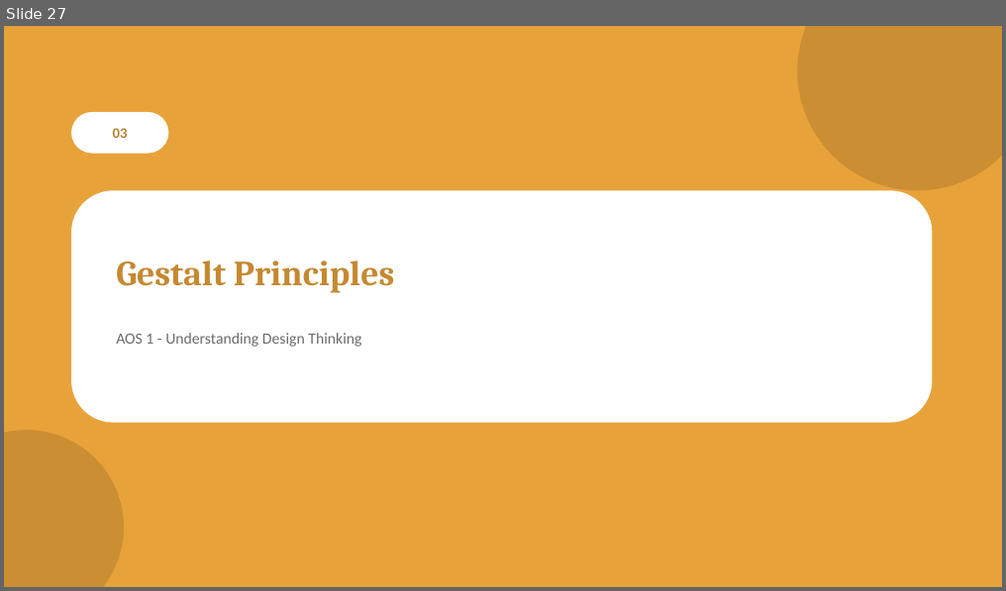
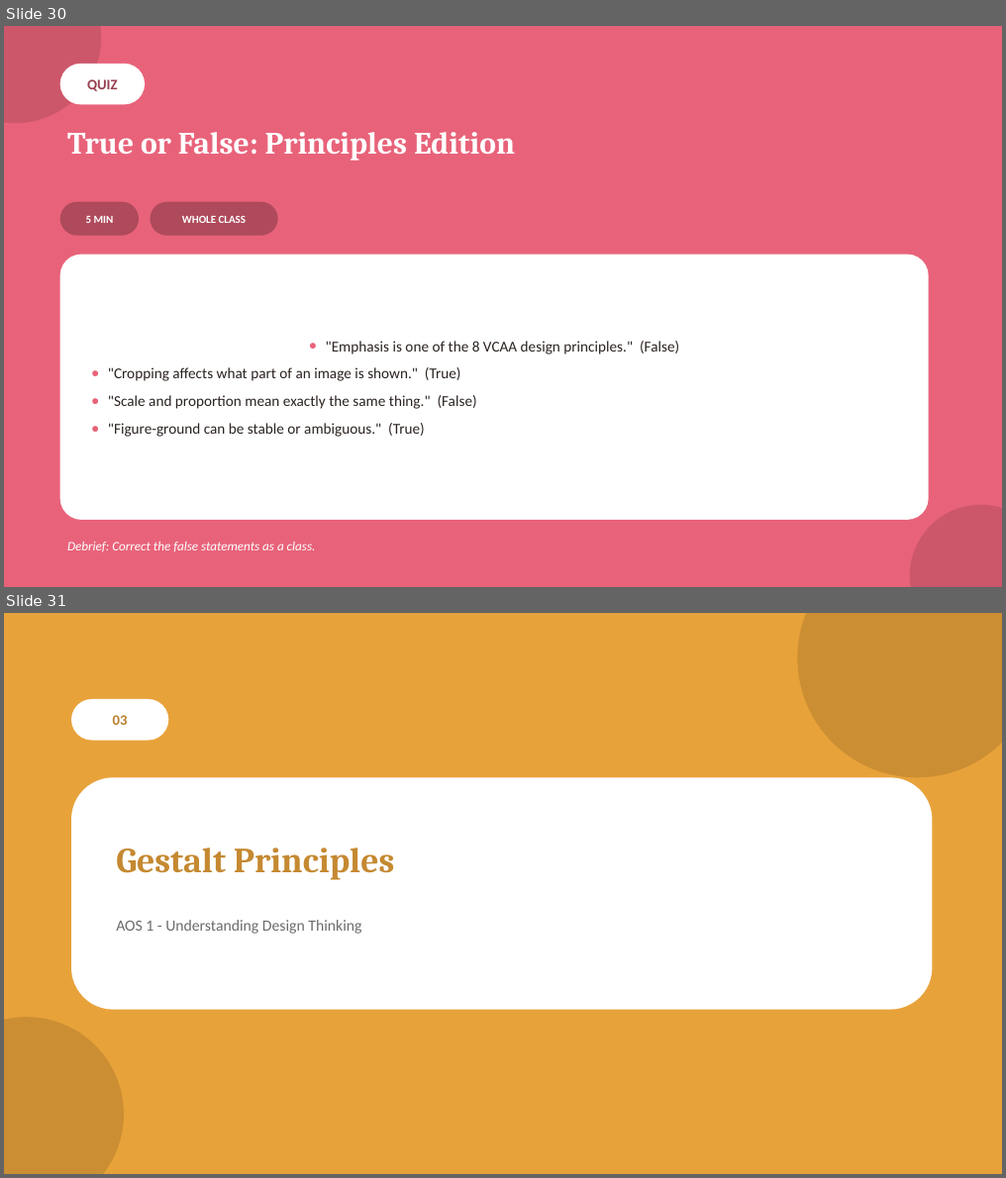
Before and after one commit to melodywyc0710/chuck, a slide deck: teaching-materials/vcd-vce/powerpoint/Unit1-Finding-Design-Solutions.pptx. Shown one above the other, each under a label of ours: slide 27 before the commit, slides 30 and 31 after it. The pictures are 1006x591 and 1006x1178 pixels, drawn with LibreOffice and Linux fonts; fonts in the diff are those of the drawing. Boxes give left, top, right and bottom in pixels: in the first picture for what was removed or moved away, otherwise in the second. Text is boxed around its words. In the diff, an @@ line names an element or a change of style, - is before the commit and + after.

```diff
--- a/teaching-materials/vcd-vce/powerpoint/Unit1-Finding-Design-Solutions.pptx
+++ b/teaching-materials/vcd-vce/powerpoint/Unit1-Finding-Design-Solutions.pptx
@@ slide 30 added at [4,26,1002,587], background #E8637A @@
@@ ellipse added at [4,26,101,123], fill #CC576B @@
@@ rounded rectangle added at [60,64,145,104], fill #FFFFFF, 14 pt, text #96404F, bold @@
+QUIZ
@@ text added at [67,132,515,161], 30 pt, text #FFFFFF, bold @@
+True or False: Principles Edition
@@ rounded rectangle added at [60,202,139,236], fill #AE4A5B, 10.5 pt, text #FFFFFF, bold @@
+5 MIN
@@ rounded rectangle added at [150,202,278,236], fill #AE4A5B, 10.5 pt, text #FFFFFF, bold @@
+WHOLE CLASS
@@ rounded rectangle added at [60,255,929,520], fill #FFFFFF, 14.5 pt, text #2B2320 @@
+● "Emphasis is one of the 8 VCAA design principles." (False)
+● "Cropping affects what part of an image is shown." (True)
+● "Scale and proportion mean exactly the same thing." (False)
+● "Figure-ground can be stable or ambiguous." (True)
@@ ellipse added at [910,505,1002,587], fill #CC576B @@
@@ text added at [67,542,316,553], 12.5 pt, text #FFFFFF, italic @@
+Debrief: Correct the false statements as a class.
@@ what was slide 27 is now slide 31 @@
```
Also in this commit, not shown: 11 other slides added, 4 other files.
